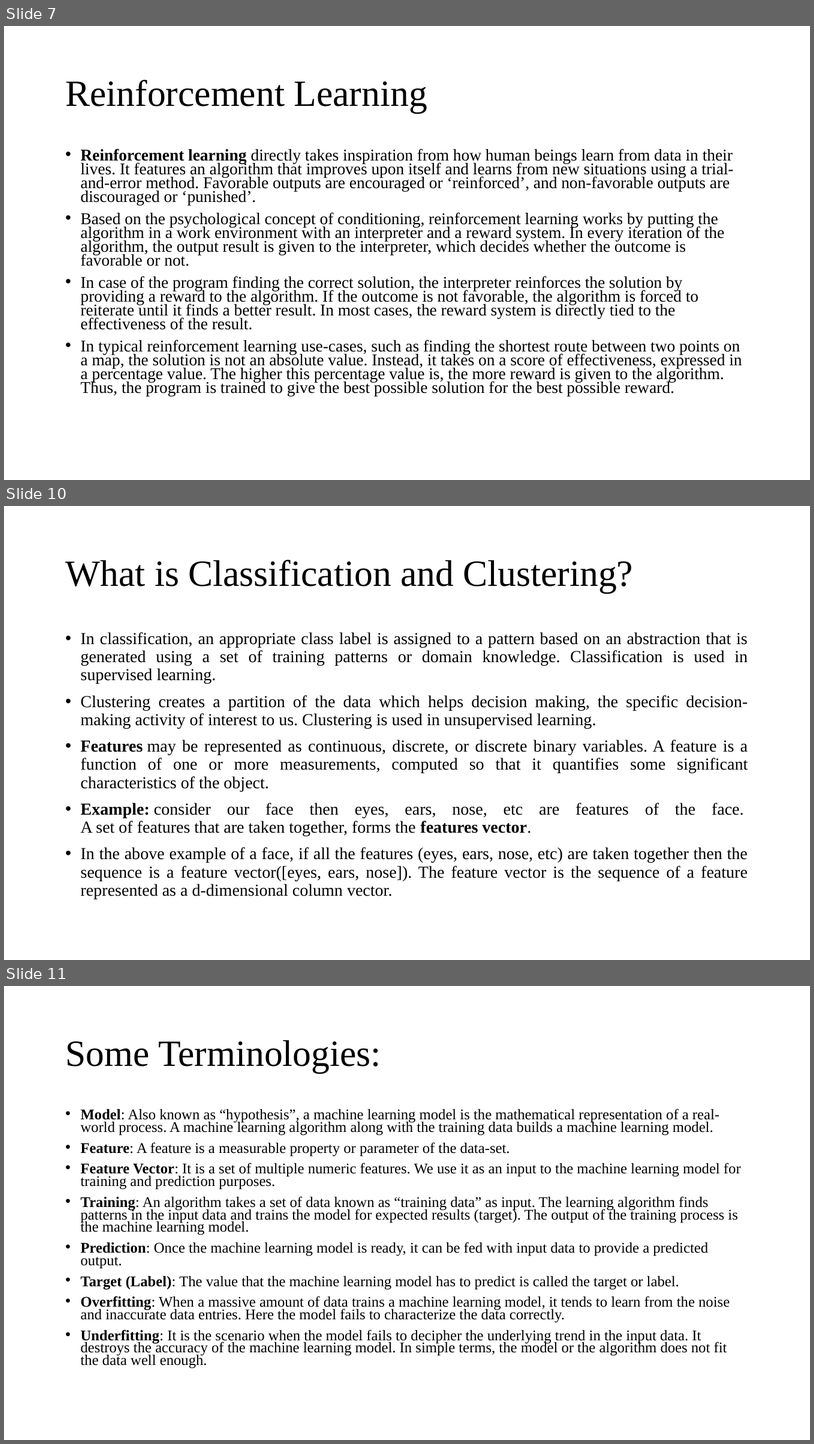
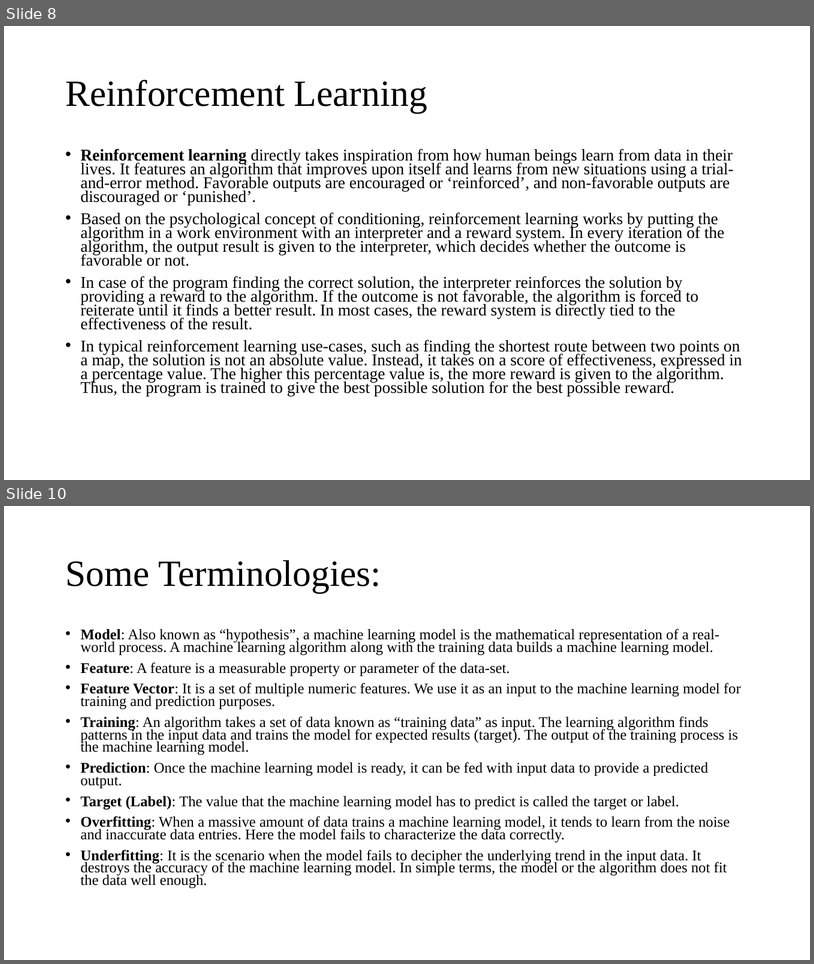
Before and after one commit to mlnewbie1996/Dissertation-MTech, a slide deck: Phase_I/Dissertation_Phase1.pptx. Shown one above the other, each under a label of ours: slides 7, 10 and 11 before the commit, slides 8 and 10 after it; the slides between them are not shown. The pictures are 814x1444 and 814x964 pixels, drawn with LibreOffice and Linux fonts; fonts in the diff are those of the drawing. Boxes give left, top, right and bottom in pixels: in the first picture for what was removed or moved away, otherwise in the second. Text is boxed around its words. In the diff, an @@ line names an element or a change of style, - is before the commit and + after.

```diff
--- a/Phase_I/Dissertation_Phase1.pptx
+++ b/Phase_I/Dissertation_Phase1.pptx
@@ slide 10 removed at <box>4,506,810,960</box>, background #FFFFFF @@
@@ title removed at <box>65,559,634,592</box> @@
-What is Classification and Clustering?
@@ text removed at <box>81,632,748,898</box> @@
-• In classification, an appropriate class label is assigned to a pattern based on an abstraction that is generated using a set of training patterns or domain knowledge. Classification is used in supervised learning.
-• Clustering creates a partition of the data which helps decision making, the specific decision-making activity of interest to us. Clustering is used in unsupervised learning.
-• Features may be represented as continuous, discrete, or discrete binary variables. A feature is a function of one or more measurements, computed so that it quantifies some significant characteristics of the object.
-• Example: consider our face then eyes, ears, nose, etc are features of the face.
-  A set of features that are taken together, forms the features vector.
-• In the above example of a face, if all the features (eyes, ears, nose, etc) are taken together then the sequence is a feature vector([eyes, ears, nose]). The feature vector is the sequence of a feature represented as a d-dimensional column vector.
@@ what was slide 7 is now slide 8 @@
@@ what was slide 11 is now slide 10 @@
```
Also in this commit, not shown: 1 slide changed, 9 slides added, 2 other slides removed, 9 other files.
